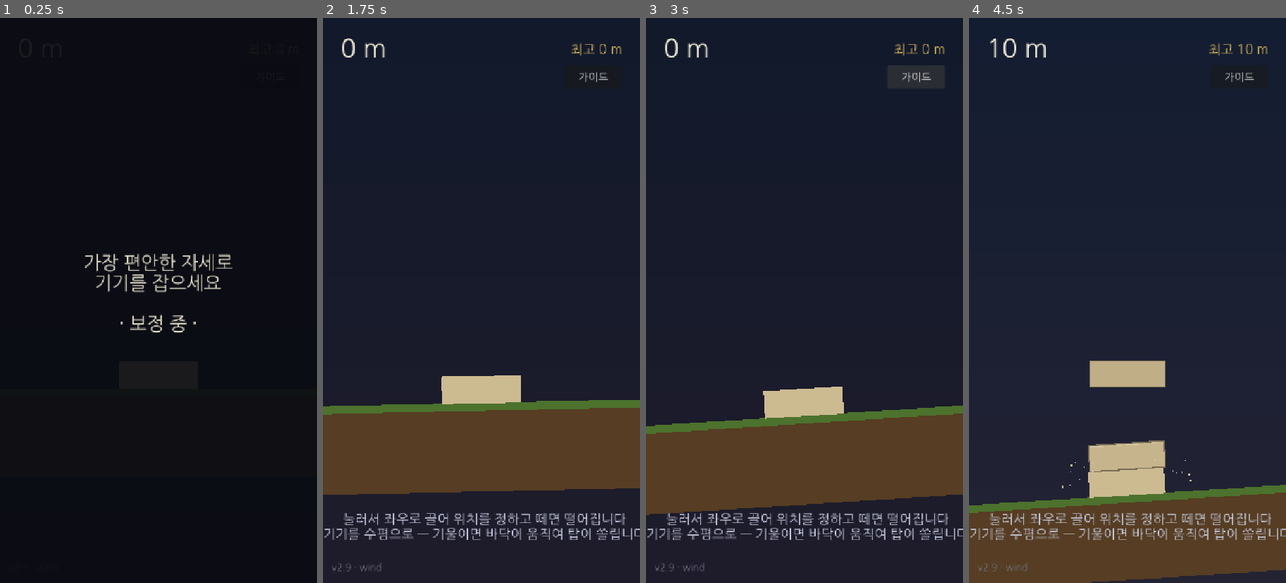
Above: before the commit, frames 1-4 (left to right).
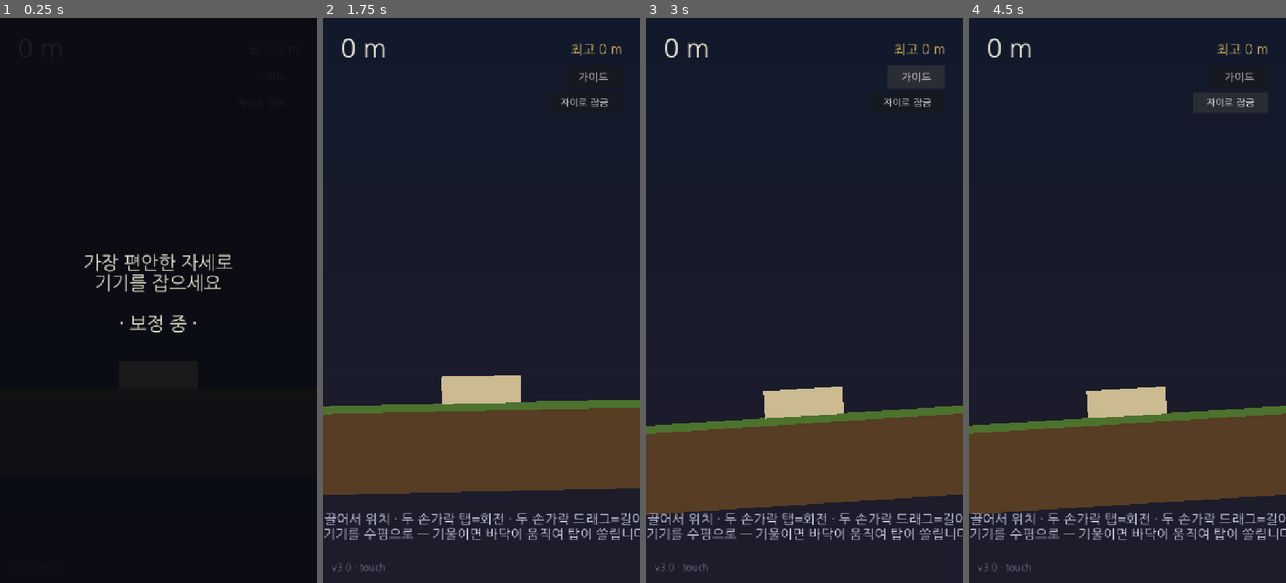
Above: after the commit, the same moments.

Repository: jungrok5/babel-tower
Game: Godot game, scene res://scenes/Main.tscn
The game is run twice, just before and just after one commit, with the same random seed, the same clock (stepped at 60 frames per second) and the same inputs.
Inputs (mouse positions are in pixels of both pictures, inside the frame that each line leads up to):
- Up to frame 1 (0.25 s): no input
- Up to frame 2 (1.75 s): click (582, 102) at 0.5 s, where only the run after the commit has a clickable "자이로 잠금"; click "가이드" at 1.25 s
- Up to frame 3 (3 s): click "가이드" at 2 s; click "가이드 끄기" at 2.75 s
- Up to frame 4 (4.5 s): click (1228, 102) at 3.5 s, where only the run after the commit has a clickable "자이로 잠금"; click (1228, 102) at 4.25 s, where only the run after the commit has a clickable "자이로 풀기"

The runs differ from the first frame. In frame 2, 1.3% of the frame differs, in the area x 0-100%, y 14-98%; in frame 3, 1.3%; in frame 4, 31%, in the area x 0-100%, y 3-100%.

Commit message:
v3.0: two-touch rotate/resize controls + dev gyro lock
Gameplay:
- Second finger tap rotates the block 90 degrees (each tap += 90).
- Second finger drag adjusts block length (clamped 90..320).
- Ghost preview now reflects the chosen rotation and length; spawn height
  accounts for the rotated block's extent. Rotation/length reset per block.
- Desktop/dev equivalents: right-click or R = rotate, [ ] = length,
  Space = drop, G = gyro lock.

Dev tooling:
- Gyro-lock toggle button freezes the floor level (and calms wind) so you
  can test how high the tower goes without tilt. Also togglable via G.

Screenshot harness updated to demo rotated/resized blocks and the
gyro-lock before/after.

Co-Authored-By: Claude Opus 4.8 <noreply@anthropic.com>
Claude-Session: https://claude.ai/code/session_01Jx8xk1vyhwdsC6SaQay3dQ

Diff:
--- a/scripts/main.gd
+++ b/scripts/main.gd
@@ -7,11 +7,13 @@
 enum State { CALIB, READY, OVER }
 
 ## 화면에 표시되는 빌드 버전 — 캐시된 옛 빌드인지 확인용. 변경 시마다 올린다.
-const GAME_VERSION := "v2.9 · wind"
+const GAME_VERSION := "v3.0 · touch"
 
 const BASE_X := 360.0
 const GROUND_TOP_Y := 1050.0
 const BLOCK_SIZE := Vector2(180.0, 62.0)
+const BLOCK_LEN_MIN := 90.0         # 두 손가락 드래그로 줄일 수 있는 최소 길이
+const BLOCK_LEN_MAX := 320.0        # 늘릴 수 있는 최대 길이
 const DROP_HEIGHT := 150.0          # 다음 벽돌이 떨어지기 시작하는 높이(짧게 = 연사 쌓기 쾌감)
 const TIP_ANGLE := 0.5              # 블록이 이 각도 이상 기울면 붕괴 (~28°)
 const COLLAPSE_FALL := 170.0        # 바닥 아래로 이만큼 떨어지면 붕괴
@@ -34,7 +36,14 @@
 var floor_body: AnimatableBody2D    # 센서에 따라 좌우로 움직이는 물리 바닥(+토대)
 var aiming := false                 # 손을 대고 위치를 조준 중인가
 var aim_x := BASE_X                 # 떨어뜨릴 가로 위치(월드 좌표)
+var aim_rot := 0.0                  # 놓을 블록의 회전(두 손가락 탭으로 90°씩)
+var aim_len := BLOCK_SIZE.x         # 놓을 블록의 길이(두 손가락 드래그로 조절)
 var drag_start_world := 0.0         # 드래그 시작 지점(상대 이동 기준)
+var mod_index := -1                 # 두 번째 손가락(회전/길이)의 터치 인덱스
+var mod_start := Vector2.ZERO       # 두 번째 손가락이 처음 닿은 화면 좌표
+var mod_moved := false              # 두 번째 손가락이 드래그됐는가(=길이조절)
+var mod_base_len := 0.0             # 드래그 시작 시점의 길이
+var gyro_locked := false            # (개발용) 자이로 잠금 — 바닥을 수평 고정
 var show_guides := false            # 안정도바·중심선 표시 (기본 숨김)
 var last_milestone := 0             # 마지막으로 돌파한 미터 구간
 var record_broken := false          # 이번 판에 최고기록을 깼는가
@@ -60,6 +69,7 @@
 var stab_fill: ColorRect
 var guides_group: Control
 var guide_btn: Button
+var gyro_btn: Button
 var calib_panel: Control
 var calib_label: Label
 var calib_button: Button
@@ -172,11 +182,6 @@
 	return p
 
 
-func _make_block(level: int) -> Block:
-	var b := Block.new()
-	b.setup(BLOCK_SIZE, _brick_color(level))
-	return b
-
 
 func _brick_color(level: int) -> Color:
 	# 층마다 미묘하게 색을 달리해 쌓임을 시각적으로 구분
@@ -215,11 +220,14 @@
 
 
 ## 지정한 가로 위치(at_x) 위에서 벽돌을 떨어뜨린다. 이 블록이 닿기 전엔 다음 블록을 못 놓는다.
+## 현재 선택된 회전(aim_rot)·길이(aim_len)를 반영해 생성한다.
 func _drop_block(at_x: float = BASE_X) -> void:
 	# 세로는 항상 탑 꼭대기 위에서 낙하 (가로는 손 뗀 위치)
-	var sy := _tower_top_edge() - BLOCK_SIZE.y * 0.5 - DROP_HEIGHT
-	var b := _make_block(score + 1)
+	var sy := _tower_top_edge() - _aim_half_h() - DROP_HEIGHT
+	var b := Block.new()
+	b.setup(Vector2(aim_len, BLOCK_SIZE.y), _brick_color(score + 1))
 	b.position = Vector2(at_x, sy)
+	b.rotation = aim_rot
 	b.landed.connect(_on_block_landed)
 	add_child(b)
 	blocks.append(b)
@@ -227,6 +235,24 @@
 	settle_time = 0.0
 	score += 1
 	_check_progress()
+
+
+## 회전·길이를 반영한 블록의 수직 반높이(낙하 시작 높이 계산용)
+func _aim_half_h() -> float:
+	return 0.5 * (absf(aim_len * sin(aim_rot)) + absf(BLOCK_SIZE.y * cos(aim_rot)))
+
+
+## 놓을 블록을 90° 회전 (두 손가락 탭)
+func _rotate_block() -> void:
+	aim_rot = fmod(aim_rot + PI * 0.5, TAU)
+
+
+## (개발용) 자이로 잠금 토글 — 바닥을 수평 고정해 '어디까지 쌓이나' 확인용
+func _toggle_gyro_lock() -> void:
+	gyro_locked = not gyro_locked
+	gyro_btn.text = "자이로 풀기" if gyro_locked else "자이로 잠금"
+	gyro_btn.add_theme_color_override("font_color",
+		Color(1.0, 0.62, 0.3) if gyro_locked else Color(0.8, 0.82, 0.9))
 
 
 ## 다음 블록을 놓을 수 있는가 (직전 블록이 닿았거나 없으면 가능)
@@ -323,6 +349,9 @@
 	aiming = false
 	settling = null
 	aim_x = BASE_X
+	aim_rot = 0.0
+	aim_len = BLOCK_SIZE.x
+	mod_index = -1
 	last_milestone = 0
 	record_broken = false
 	wind_cur = 0.0
@@ -349,25 +378,69 @@
 func _unhandled_input(event: InputEvent) -> void:
 	# 어디를 눌러도 벽돌은 '중앙'에서 시작. 누른 지점 기준으로 좌우로 끌면 그만큼 이동,
 	# 떼면 낙하. (터치는 emulate_mouse_from_touch로 마우스 이벤트가 된다)
+	# 키보드(개발/데스크톱): Space=낙하, R=회전, [ ]=길이, G=자이로 잠금
 	if event is InputEventKey:
-		if event.pressed and not event.echo and event.keycode == KEY_SPACE \
-				and state == State.READY and _can_drop():
-			_drop_block(_clamp_aim(BASE_X))
-		return
-
+		if event.pressed and not event.echo:
+			match event.keycode:
+				KEY_SPACE:
+					if state == State.READY and _can_drop():
+						_drop_block(_clamp_aim(BASE_X))
+				KEY_R:
+					if state == State.READY:
+						_rotate_block()
+				KEY_BRACKETLEFT:
+					aim_len = clampf(aim_len - 20.0, BLOCK_LEN_MIN, BLOCK_LEN_MAX)
+				KEY_BRACKETRIGHT:
+					aim_len = clampf(aim_len + 20.0, BLOCK_LEN_MIN, BLOCK_LEN_MAX)
+				KEY_G:
+					_toggle_gyro_lock()
+		return
+
+	# 첫 손가락(또는 마우스): 조준/낙하. (터치는 첫 손가락이 마우스로 에뮬레이션됨)
 	if event is InputEventMouseButton and event.button_index == MOUSE_BUTTON_LEFT:
 		if event.pressed:
 			if state == State.READY and _can_drop():
 				aiming = true
 				drag_start_world = _screen_to_world_x(event.position)
 				aim_x = BASE_X                     # 무조건 중앙에서 시작
+				aim_rot = 0.0                      # 블록마다 회전/길이는 초기화
+				aim_len = BLOCK_SIZE.x
+				mod_index = -1
 		else:  # 손을 뗌 → 그 위치에 낙하
 			if aiming and state == State.READY:
 				_drop_block(aim_x)
 			aiming = false
-	elif aiming and (event is InputEventMouseMotion or event is InputEventScreenDrag):
+			mod_index = -1
+		return
+	if event is InputEventMouseMotion and aiming:
 		# 누른 지점 대비 이동량만큼 중앙에서 좌우로
 		aim_x = _clamp_aim(BASE_X + _screen_to_world_x(event.position) - drag_start_world)
+		return
+	# 데스크톱 보조: 우클릭 = 회전
+	if event is InputEventMouseButton and event.button_index == MOUSE_BUTTON_RIGHT \
+			and event.pressed and aiming:
+		_rotate_block()
+		return
+
+	# 두 번째 손가락: 탭 = 90° 회전, 드래그 = 길이조절
+	if event is InputEventScreenTouch and event.index >= 1:
+		if event.pressed:
+			if aiming and mod_index == -1:
+				mod_index = event.index
+				mod_start = event.position
+				mod_moved = false
+				mod_base_len = aim_len
+		elif event.index == mod_index:
+			if not mod_moved:                      # 움직이지 않았으면 탭 → 회전
+				_rotate_block()
+			mod_index = -1
+		return
+	if event is InputEventScreenDrag and event.index == mod_index:
+		if event.position.distance_to(mod_start) > 12.0:
+			mod_moved = true
+		aim_len = clampf(mod_base_len + (event.position.x - mod_start.x) * 1.5,
+			BLOCK_LEN_MIN, BLOCK_LEN_MAX)
+		return
 
 
 func _screen_to_world_x(screen_pos: Vector2) -> float:
@@ -383,10 +456,15 @@
 func _physics_process(delta: float) -> void:
 	# 센서 기울기만큼 바닥(판자)을 기울인다(경사). 중력은 항상 아래로 고정.
 	# 바닥이 수평이면 블록은 잠들어(sleep) 떨림이 없다. 기울면 경사 때문에 위 블록이 넘어진다.
-	var target_angle := _tilt_amount() * MAX_TILT_ANGLE
-	if state == State.READY:
-		_update_wind(delta)                 # 간헐적 돌풍(고도 구간에서만) → 바닥을 민다
-		target_angle += wind_cur * WIND_ANGLE
+	var target_angle := 0.0
+	if gyro_locked:
+		# (개발용) 자이로 잠금: 바닥을 수평 고정하고 바람도 잦아들게 한다
+		wind_cur = lerpf(wind_cur, 0.0, 0.1)
+	else:
+		target_angle = _tilt_amount() * MAX_TILT_ANGLE
+		if state == State.READY:
+			_update_wind(delta)             # 간헐적 돌풍(고도 구간에서만) → 바닥을 민다
+			target_angle += wind_cur * WIND_ANGLE
 	if is_instance_valid(floor_body):
 		floor_body.rotation = lerpf(floor_body.rotation, target_angle, 0.15)
 
@@ -529,15 +607,21 @@
 			Vector2(BASE_X, GROUND_TOP_Y + 40.0),
 			Color(0.55, 0.6, 0.75, 0.28), 2.0, 14.0)
 
-	# 2) 조준 중일 때만: 손을 뗄 위치에 고스트 칸 + 바닥까지 내려가는 낙하 컬럼
+	# 2) 조준 중일 때만: 회전/길이를 반영한 고스트 칸 + 바닥까지 내려가는 낙하 컬럼
 	if aiming:
-		var sy := top_edge - DROP_HEIGHT
-		var alpha := 0.85
-		var ghost := Rect2(Vector2(aim_x, sy) - BLOCK_SIZE * 0.5, BLOCK_SIZE)
-		draw_rect(ghost, Color(0.96, 0.9, 0.6, 0.16 * alpha), true)          # 반투명 채움
-		draw_rect(ghost, Color(0.98, 0.92, 0.55, alpha), false, 3.0)         # 테두리
+		var half_h := _aim_half_h()
+		var center := Vector2(aim_x, top_edge - half_h - DROP_HEIGHT)
+		var hw := aim_len * 0.5
+		var hh := BLOCK_SIZE.y * 0.5
+		var pts := PackedVector2Array()
+		for corner in [Vector2(-hw, -hh), Vector2(hw, -hh), Vector2(hw, hh), Vector2(-hw, hh)]:
+			pts.append(center + corner.rotated(aim_rot))
+		draw_colored_polygon(pts, Color(0.96, 0.9, 0.6, 0.16))              # 반투명 채움
+		var outline := pts
+		outline.append(pts[0])
+		draw_polyline(outline, Color(0.98, 0.92, 0.55, 0.85), 3.0)          # 테두리
 		draw_dashed_line(
-			Vector2(aim_x, sy + BLOCK_SIZE.y * 0.5),
+			Vector2(aim_x, center.y + half_h),
 			Vector2(aim_x, GROUND_TOP_Y),
 			Color(0.98, 0.92, 0.55, 0.5), 2.0, 12.0)
 
@@ -591,7 +675,7 @@
 					state = State.READY
 				calib_label.text = "가장 편안한 자세로\n기기를 잡으세요\n\n· 보정 중 ·"
 		State.READY:
-			hint_label.text = "눌러서 좌우로 끌어 위치를 정하고 떼면 떨어집니다\n기기를 수평으로 — 기울이면 바닥이 움직여 탑이 쏠립니다"
+			hint_label.text = "끌어서 위치 · 두 손가락 탭=회전 · 두 손가락 드래그=길이\n기기를 수평으로 — 기울이면 바닥이 움직여 탑이 쏠립니다"
 		State.OVER:
 			hint_label.text = ""
 
@@ -649,6 +733,17 @@
 	guide_btn.pressed.connect(_toggle_guides)
 	ui.add_child(guide_btn)
 
+	# (개발용) 자이로 잠금 토글 — 가이드 버튼 아래
+	gyro_btn = Button.new()
+	gyro_btn.text = "자이로 잠금"
+	gyro_btn.add_theme_font_override("font", ui_font)
+	gyro_btn.add_theme_font_size_override("font_size", 22)
+	gyro_btn.position = Vector2(508, 168)
+	gyro_btn.custom_minimum_size = Vector2(172, 48)
+	gyro_btn.focus_mode = Control.FOCUS_NONE
+	gyro_btn.pressed.connect(_toggle_gyro_lock)
+	ui.add_child(gyro_btn)
+
 	# 하단 힌트
 	hint_label = _make_label("", 30, Color(0.78, 0.8, 0.88))
 	hint_label.position = Vector2(0, 1120)
--- a/test/screenshot.gd
+++ b/test/screenshot.gd
@@ -22,15 +22,38 @@
 	await _shot("01_start")            # 지면 + 토대 + 낮은 하늘
 
 	# 낮은 탑 쌓기
-	await _build(6)
+	await _build(5)
 	await _settle(40)
 	await _shot("02_stack")            # 몇 층 쌓인 모습
 
-	# 바닥(판자) 기울이기 → 경사로 탑이 쏠림
+	# 회전/길이 조절 블록 — 세운 기둥 + 넓은 블록 + 좁은 블록
+	main.aim_rot = PI * 0.5
+	main._drop_block(main.BASE_X - 34.0)
+	await _wait_land()
+	main.aim_rot = 0.0
+	main.aim_len = 300.0
+	main._drop_block(main.BASE_X + 20.0)
+	await _wait_land()
+	main.aim_len = 110.0
+	main._drop_block(main.BASE_X)
+	await _wait_land()
+	main.aim_rot = 0.0
+	main.aim_len = main.BLOCK_SIZE.x
+	await _settle(30)
+	await _shot("03_shapes")           # 회전(기둥)·길이(넓게/좁게) 블록
+
+	# (개발용) 자이로 잠금 검증: 최대로 기울여도 바닥이 수평 유지
 	Motion.set_process(false)
+	main.gyro_locked = true
+	Motion._sway = 1.0
+	await _settle(75)
+	await _shot("04_gyrolock")         # 바닥 수평 유지(탑 안 쏠림)
+
+	# 잠금 해제 → 기울이면 바닥이 경사져 탑이 쏠림
+	main.gyro_locked = false
 	Motion._sway = 0.5
-	await _settle(70)
-	await _shot("03_tilt")             # 기운 바닥 + 쏠린 탑
+	await _settle(75)
+	await _shot("05_tilt")             # 기운 바닥 + 쏠린 탑
 	Motion._sway = 0.0
 	await _settle(70)
 
@@ -42,12 +65,12 @@
 		if main.wind_fx != null:
 			main.wind_fx.wind = 1.0
 		await get_tree().physics_frame
-	await _shot("04_wind")             # 전경 바람결/티끌
+	await _shot("06_wind")             # 전경 바람결/티끌
 
 	# 앉은 새 — 상태를 PERCH(3)로 강제해 앉은 자세를 캡처
 	_force_perched_bird()
 	await _settle(24)
-	await _shot("05_bird")             # 블록 위에 앉은 새
+	await _shot("07_bird")             # 블록 위에 앉은 새
 
 	# 붕괴 — 세게 기울여 블록이 바닥에 닿게 만든 뒤 줌아웃 장면
 	if is_instance_valid(main.bird):
@@ -59,9 +82,17 @@
 		await get_tree().physics_frame
 		g += 1
 	await _settle(90)                  # 카메라 줌아웃 대기
-	await _shot("06_collapse")         # 붕괴/줌아웃
+	await _shot("08_collapse")         # 붕괴/줌아웃
 
 	get_tree().quit()
+
+
+## 방금 놓은 블록이 착지할 때까지 대기
+func _wait_land() -> void:
+	var w := 0
+	while main.settling != null and is_instance_valid(main.settling) and w < 150:
+		await get_tree().physics_frame
+		w += 1
 
 
 ## n개 블록을 놓되, 각 블록이 착지(settling 해제)할 때까지 기다린다.
